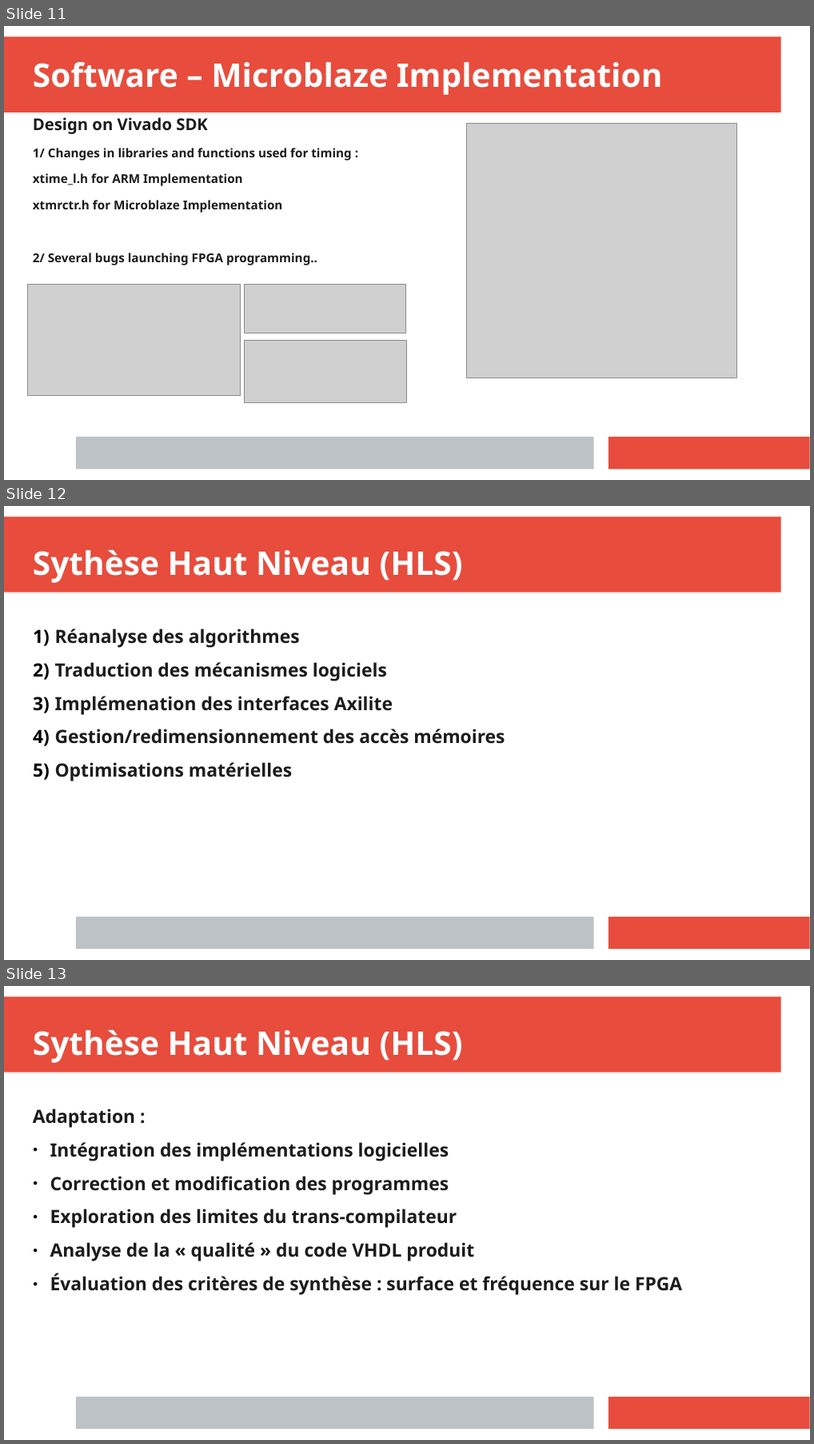
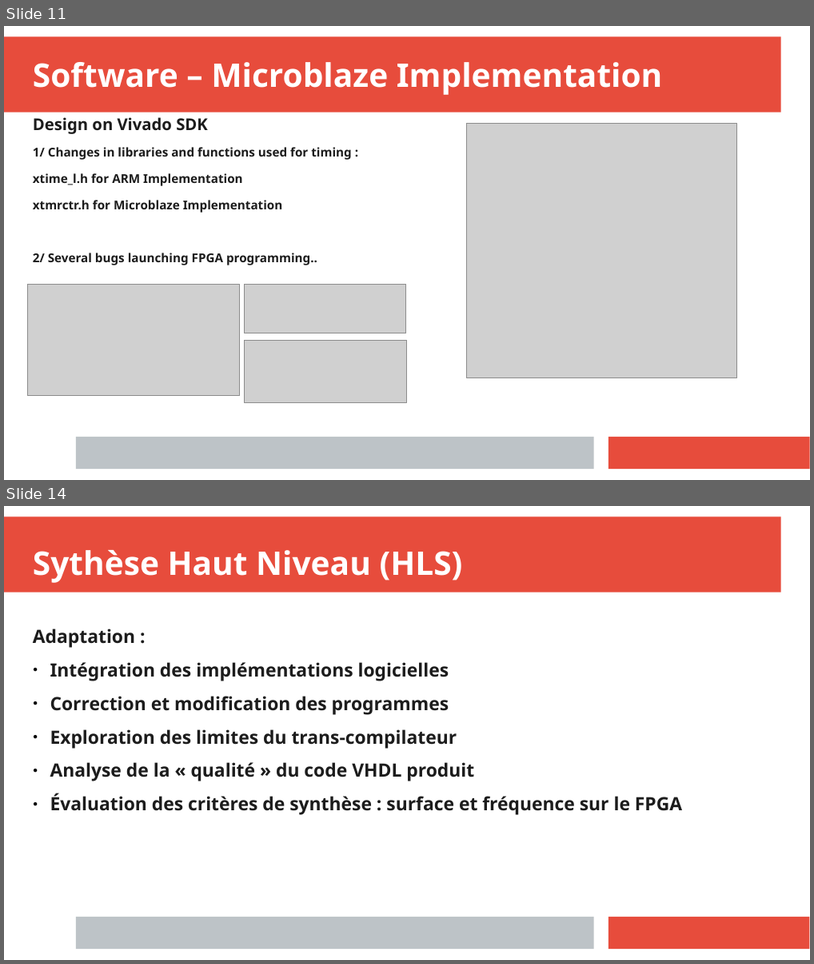
Before and after one commit to anisghaoui/A2, a slide deck: presentation_finale/prensent_A2_ghaoui.pptx. Shown one above the other, each under a label of ours: slides 11, 12 and 13 before the commit, slides 11 and 14 after it; the slides between them are not shown. The pictures are 814x1444 and 814x964 pixels, drawn with LibreOffice and Linux fonts; fonts in the diff are those of the drawing; grey boxes stand for pictures. Boxes give left, top, right and bottom in pixels: in the first picture for what was removed or moved away, otherwise in the second. Text is boxed around its words. In the diff, an @@ line names an element or a change of style, - is before the commit and + after.

```diff
--- a/presentation_finale/prensent_A2_ghaoui.pptx
+++ b/presentation_finale/prensent_A2_ghaoui.pptx
@@ slide 12 removed at [4,506,810,960], background #FFFFFF; not listed: 3 template elements that a slide beside it also shows @@
@@ text removed at [33,550,463,583] @@
-Sythèse Haut Niveau (HLS)
@@ text removed at [55,628,505,781] @@
-1) Réanalyse des algorithmes
-2) Traduction des mécanismes logiciels
-3) Implémenation des interfaces Axilite
-4) Gestion/redimensionnement des accès mémoires
-5) Optimisations matérielles
@@ what was slide 13 is now slide 14 @@
```
Also in this commit, not shown: 7 slides added, 14 other files.
